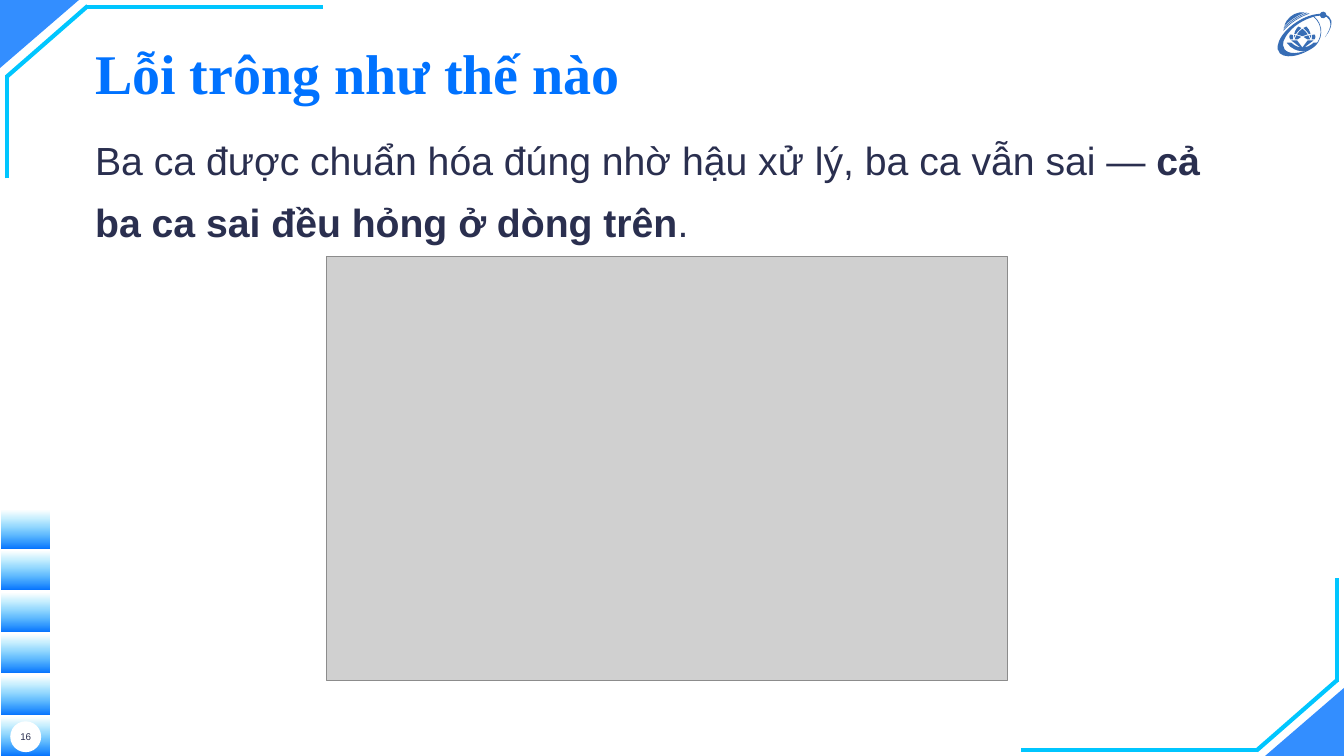
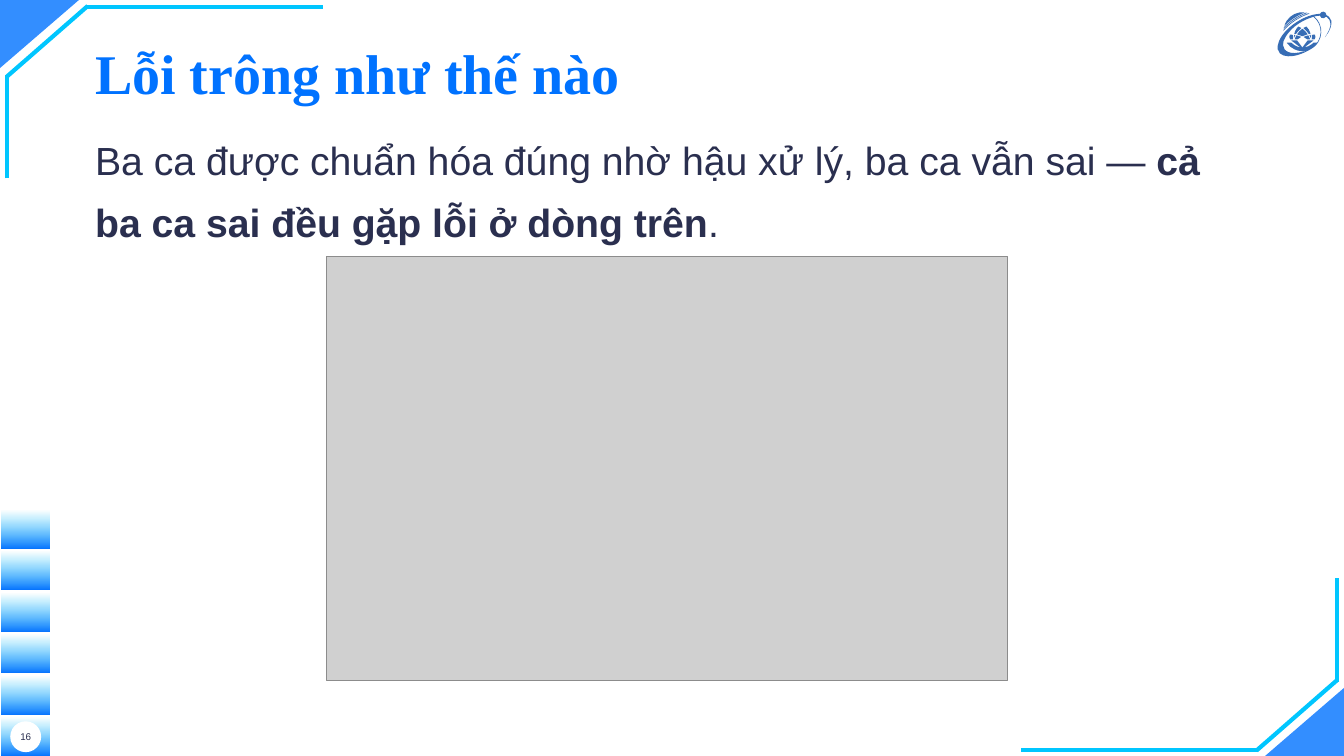
Before and after one commit to hieunguyen2604/alpr-do-an-mon-hoc, a slide deck: slide 16 of nop/02-slide-mon-hoc.pptx. Drawn at 1344x756 pixels with LibreOffice and Linux fonts; fonts in the diff are those of the drawing; grey boxes stand for pictures; background and template pictures are left out. Boxes give left, top, right and bottom in pixels: in the first picture for what was removed or moved away, otherwise in the second. Text is boxed around its words. In the diff, an @@ line names an element or a change of style, - is before the commit and + after.

Commit message:
docs: rà soát line-by-line, chuẩn hóa tuyệt đối văn phong học thuật và đồng bộ sản phẩm nộp

```diff
--- a/nop/02-slide-mon-hoc.pptx
+++ b/nop/02-slide-mon-hoc.pptx
@@ text at (95, 144, 1200, 245): text changed @@
-Ba ca được chuẩn hóa đúng nhờ hậu xử lý, ba ca vẫn sai — cả ba ca sai đều hỏng ở dòng trên.
+Ba ca được chuẩn hóa đúng nhờ hậu xử lý, ba ca vẫn sai — cả ba ca sai đều gặp lỗi ở dòng trên.
```
Also in this commit, not shown: 1 other slide changed, 16 other files.
